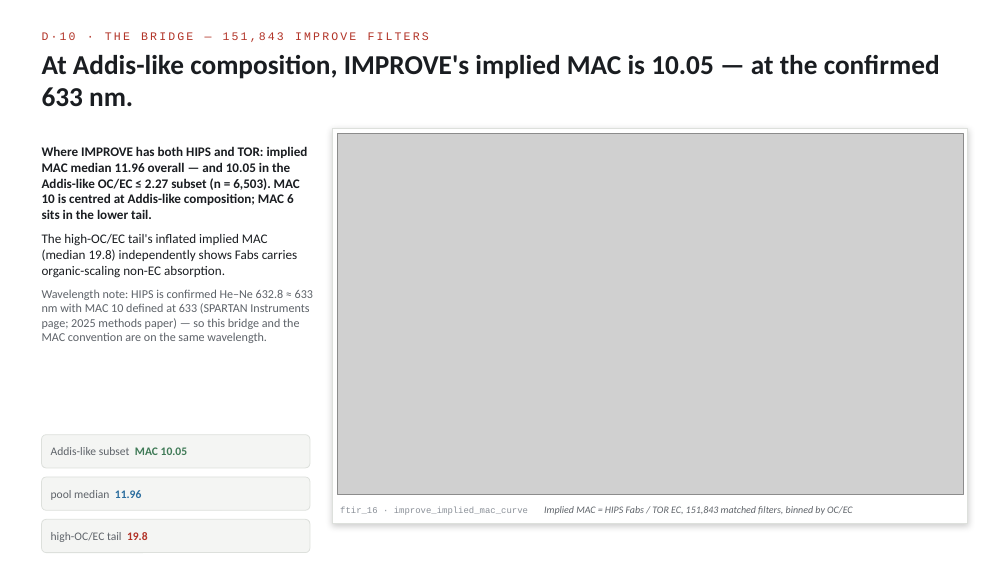
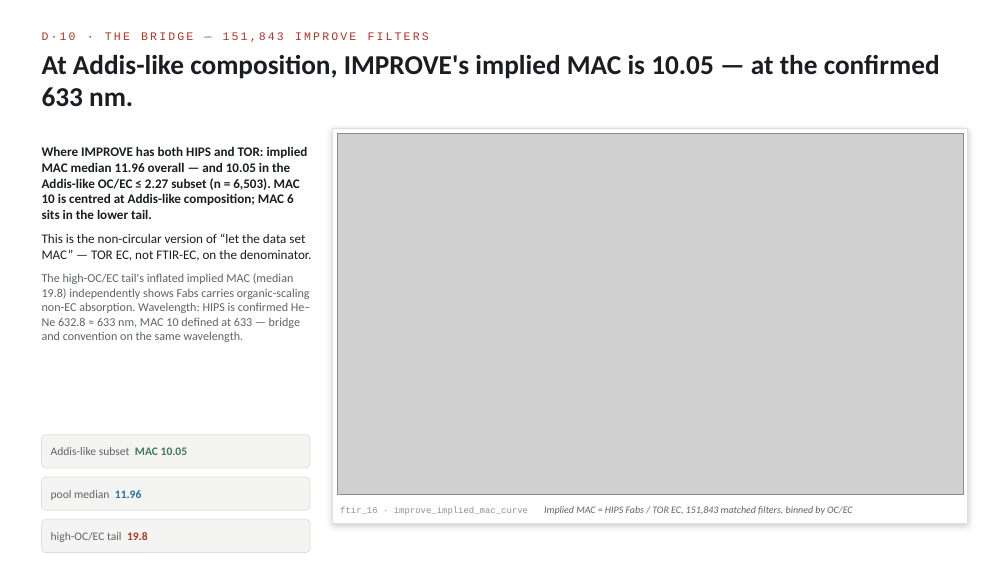
Before and after one commit to ahzs645/aethmodular, a slide deck: slide 13 of research/ftir_ec_phase3/deliverables/satoshi_deck_2026-08-13.pptx (slide 12 before the commit). Drawn at 1008x567 pixels with LibreOffice and Linux fonts; fonts in the diff are those of the drawing; grey boxes stand for pictures. Boxes give left, top, right and bottom in pixels: in the first picture for what was removed or moved away, otherwise in the second. Text is boxed around its words. In the diff, an @@ line names an element or a change of style, - is before the commit and + after.

```diff
--- a/research/ftir_ec_phase3/deliverables/satoshi_deck_2026-08-13.pptx
+++ b/research/ftir_ec_phase3/deliverables/satoshi_deck_2026-08-13.pptx
@@ text at <box>42,234,311,342</box>: text changed @@
-The high-OC/EC tail's inflated implied MAC (median 19.8) independently shows Fabs carries organic-scaling non-EC absorption.
-Wavelength note: HIPS is confirmed He–Ne 632.8 ≈ 633 nm with MAC 10 defined at 633 (SPARTAN Instruments page; 2025 methods paper) — so this bridge and the MAC convention are on the same wavelength.
+This is the non-circular version of “let the data set MAC” — TOR EC, not FTIR-EC, on the denominator.
+The high-OC/EC tail's inflated implied MAC (median 19.8) independently shows Fabs carries organic-scaling non-EC absorption. Wavelength: HIPS is confirmed He–Ne 632.8 ≈ 633 nm, MAC 10 defined at 633 — bridge and convention on the same wavelength.
```
Also in this commit, not shown: 14 other slides changed, 2 slides added, 1 slide removed, 1 other file.
